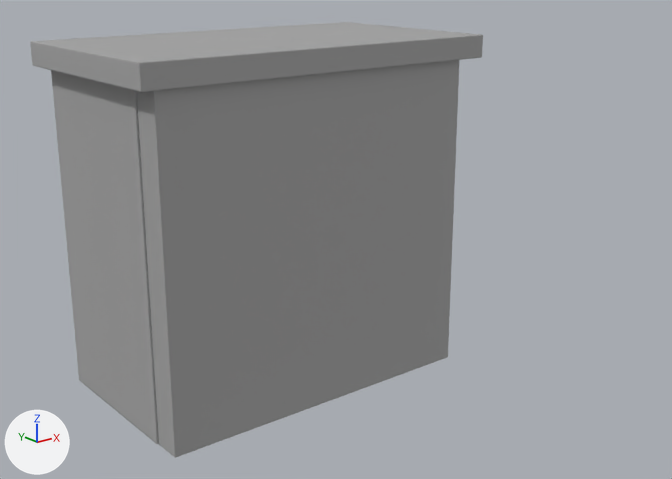
The FBX model Assets/Project/3D/LAN/DCBOX.FBX: old version first, new version second.
Before and after are seen from a 50 mm lens placed at (-3.471, -1.066, 1.877), pointed at (-2.718, -0.125, 1.5). The axes (+X, +Y, +Z) are drawn at lower left. The lights are the same throughout. Where no turn or scale is listed for an object, it has been applied to the vertices.

The first picture shows 'DC BOX', '外蓋'.
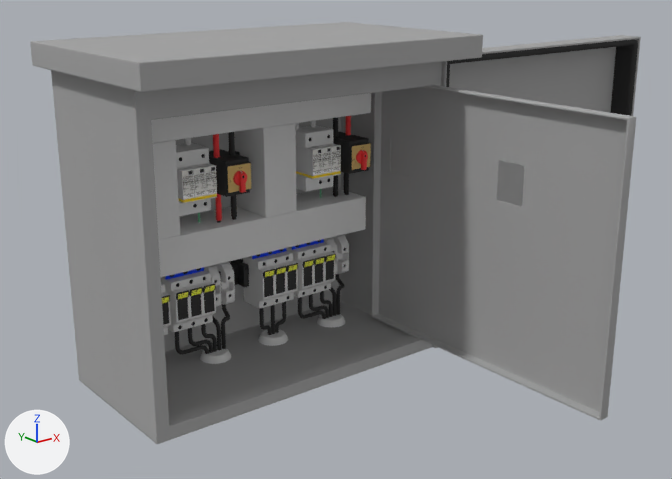
What differs and where, as boxes [x1, y1, x2, y2] in the pictures (672 x 479 px):
'外蓋', turned: before [136, 60, 459, 458]; after [432, 35, 641, 348]
'內蓋', turned (not visible before): after [371, 85, 636, 420]
'DC BOX', unchanged, uncovered by the edit: [30, 22, 483, 444] in both

The change, as a diff of the scene's bpy script:
```diff
--- a/Assets/Project/3D/LAN/DCBOX.FBX.py
+++ b/Assets/Project/3D/LAN/DCBOX.FBX.py
@@ ob_內蓋 @@
 ob_內蓋.location = (-2.591, -0.066, 1.519)
-ob_內蓋.rotation_euler = (1.571, 0.0, 0.0)  # degrees (90, 0, 0)
+ob_內蓋.rotation_euler = (1.571, 0.0, 1.571)  # degrees (90, 0, 90)
 ob_內蓋.scale = (0.01, 0.01, 0.01)
@@ ob_外蓋 @@
 ob_外蓋.location = (-2.578, -0.175, 1.519)
-ob_外蓋.rotation_euler = (1.571, 0.0, 0.0)  # degrees (90, 0, 0)
+ob_外蓋.rotation_euler = (1.571, 0.0, 3.142)  # degrees (90, 0, 180)
 ob_外蓋.scale = (0.01, 0.01, 0.01)
```
